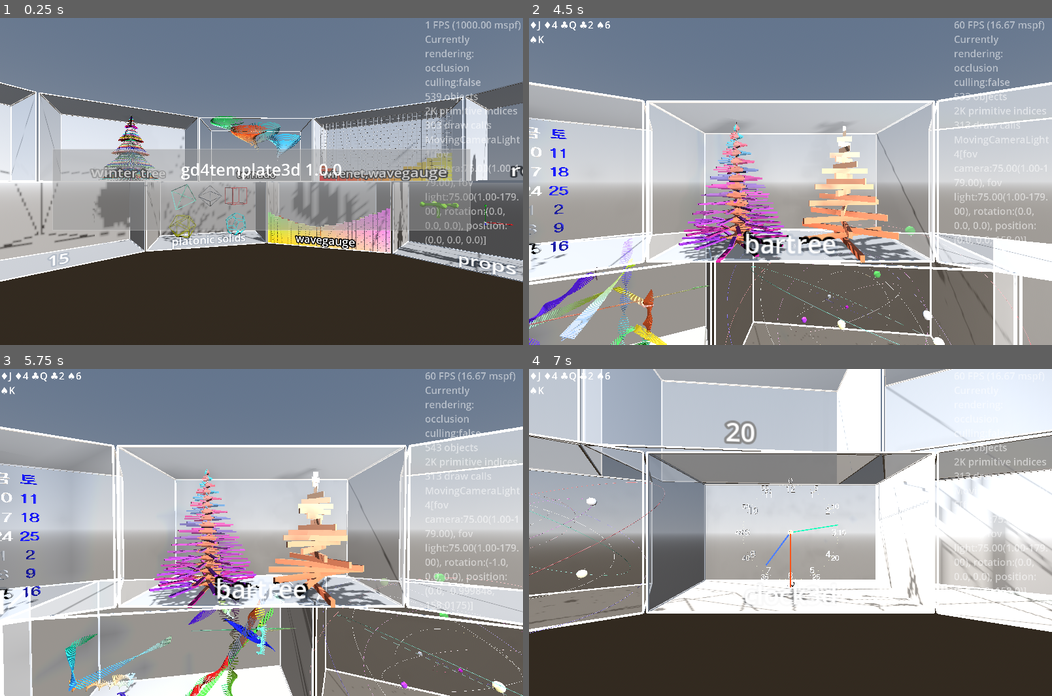
Above: before the commit, frames 1-4 (two rows, left to right).
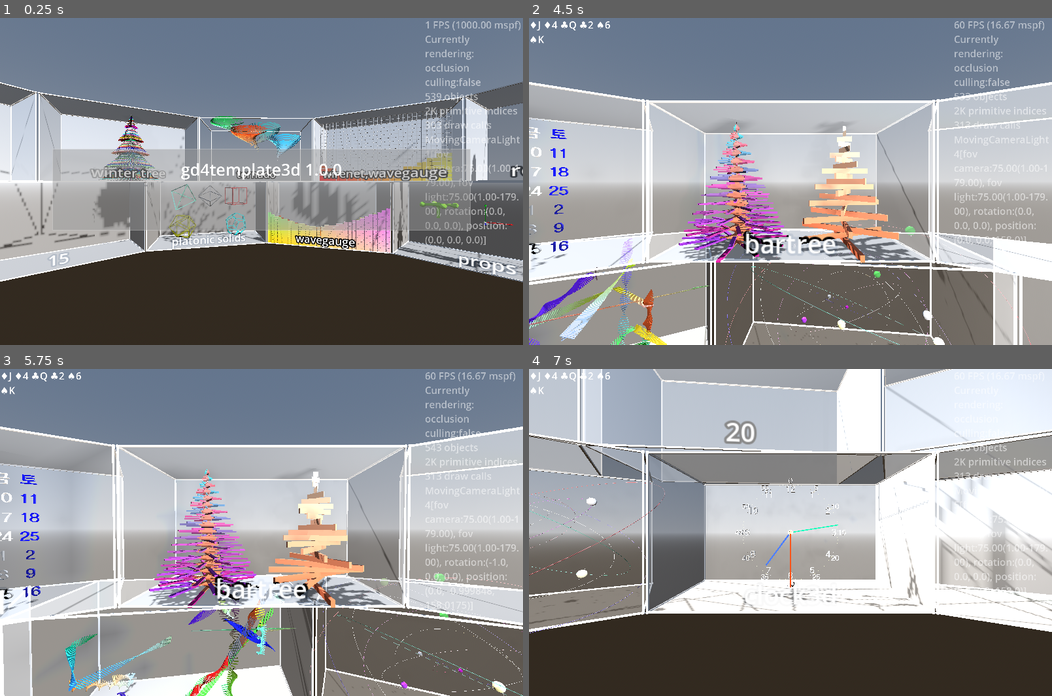
Above: after the commit, the same moments.

Repository: kasworld/gd4template3d
Game: Godot game, scene res://main.tscn
Two runs of this game, one before a commit and one after it. Both use one fixed random seed, a clock stepped at 60 frames per second and the inputs below.
Inputs (mouse positions are in pixels of both pictures, inside the frame that each line leads up to):
- Up to frame 1 (0.25 s): no input
- Up to frame 2 (4.5 s): tap Enter at 0.5, 2.1, 4.35 s; move the mouse to (905, 165) at 0.52 s; hold Right 0.53-1.28 s; tap Q at 0.6, 2.85 s; click (905, 165) at 0.67 s; move the mouse to (685, 197) at 1.27 s; hold Down 1.28-2.03 s; tap E at 1.35, 3.6 s; move the mouse to (842, 109) at 2.02 s; hold Right 2.03-2.78 s; move the mouse to (764, 246) at 2.77 s; hold Up 2.78-3.53 s; click (764, 246) at 2.92 s; move the mouse to (947, 230) at 3.52 s; hold Left from 3.53 s (still down); move the mouse to (633, 132) at 4.27 s
- Up to frame 3 (5.75 s): move the mouse to (287, 532) at 5.02 s; release Left at 5.03 s; hold Down from 5.03 s (still down); tap Q at 5.1 s; click (287, 532) at 5.17 s
- Up to frame 4 (7 s): move the mouse to (712, 450) at 5.77 s; release Down at 5.78 s; hold Right 5.78-6.53 s; tap E at 5.85 s; move the mouse to (905, 516) at 6.52 s; hold Up from 6.53 s (still down); tap Enter at 6.6 s

The runs differ from the first frame. In frame 1, less than 0.1% of the frame differs, in the area x 1-94%, y 22-73%; in frame 2, less than 0.1%; in frame 3, less than 0.1%; in frame 4, less than 0.1%, in the area x 9-91%, y 3-76%.

Commit message:
add MultiMeshShape.init_spheres_by_point_list GlassCabinet.Points

Diff:
--- a/glass_cabinet/glass_cabinet.gd
+++ b/glass_cabinet/glass_cabinet.gd
@@ -8,6 +8,10 @@
 	$Label3D.pixel_size = box_size.y/200
 	$Label3D.position = Vector3(0,-box_size.y/2,box_size.z/2)
 	$WireBox.init_wire_box( box_size, box_size.length()/200, Color.WHITE)
+	$Points.init_spheres_by_point_list(
+		MultiMeshShape.MultiplyPointList(MultiMeshShape.CubePoints, box_size/2),
+		box_size.length()/200, Color.WHITE,
+	)
 	return self
 
 func show_axis_arrow(b :bool = true) -> GlassCabinet:
@@ -28,6 +32,14 @@
 	$WireBox.set_color_all(co)
 	return self
 
+func show_points(b :bool = true) -> GlassCabinet:
+	$Points.visible = b
+	return self
+func set_points_color(co :Color) -> GlassCabinet:
+	$Points.set_color_all(co)
+	return self
+
+
 func show_label(b :bool = true) -> GlassCabinet:
 	$Label3D.visible = b
 	return self
--- a/glass_cabinet/glass_cabinet.tscn
+++ b/glass_cabinet/glass_cabinet.tscn
@@ -18,6 +18,9 @@
 [sub_resource type="MultiMesh" id="MultiMesh_6tr68"]
 resource_local_to_scene = true
 
+[sub_resource type="MultiMesh" id="MultiMesh_2eiwf"]
+resource_local_to_scene = true
+
 [node name="GlassCabinet" type="Node3D"]
 script = ExtResource("1_2v0m0")
 
@@ -35,3 +38,6 @@
 
 [node name="WireBox" parent="." instance=ExtResource("4_2eiwf")]
 multimesh = SubResource("MultiMesh_6tr68")
+
+[node name="Points" parent="." instance=ExtResource("4_2eiwf")]
+multimesh = SubResource("MultiMesh_2eiwf")
--- a/multi_mesh_shape/multi_mesh_shape.gd
+++ b/multi_mesh_shape/multi_mesh_shape.gd
@@ -83,6 +83,17 @@
 			i += 1
 	return self
 
+func init_spheres_by_point_list(point_list :Array, point_radius :float, co :Color, alpha :float = 1.0) -> MultiMeshShape:
+	var sp_mesh := SphereMesh.new()
+	sp_mesh.radius = point_radius
+	sp_mesh.height = point_radius*2
+	init_with_alpha(sp_mesh, point_list.size(), alpha, false)
+	set_color_all(co)
+	for i in point_list.size():
+		var pos  = point_list[i]
+		multimesh.set_instance_transform(i, Transform3D(Basis(), pos))
+	return self
+
 func multi_line_by_pos(pos_list:Array, wire_width :float, co :Color, alpha :float = 1.0) -> MultiMeshShape:
 	init_with_alpha(BoxMesh.new(), pos_list.size(), alpha, false)
 	set_color_all(co)
@@ -97,6 +108,18 @@
 		t = t.scaled_local(wire_scale)
 		multimesh.set_instance_transform(i,t)
 	return self
+
+const CubePoints := [
+	Vector3(1,1,1),
+	Vector3(-1,1,1),
+	Vector3(1,-1,1),
+	Vector3(-1,-1,1),
+	Vector3(1,1,-1),
+	Vector3(-1,1,-1),
+	Vector3(1,-1,-1),
+	Vector3(-1,-1,-1),
+]
+static var CubeLines := PointListToLineList(CubePoints,3)
 
 const TetrahedronPoints := [
 	Vector3(1,1,1),
@@ -166,6 +189,14 @@
 		rtn.append(ml)
 	return rtn
 
+## m can float, Vector3
+static func MultiplyPointList(point_list :Array, m ) -> Array:
+	var rtn := []
+	for l in point_list:
+		rtn.append(l*m)
+	return rtn
+
+## cut_count : edge count per vertex
 static func PointListToLineList(point_list:Array, cut_count :int) -> Array:
 	var sorted_point_list_list := []
 	# 각 배열의 첫 원소와 가장 가까운 순으로 점들을 정렬한다.
Not shown: 1 places in glass_cabinet/glass_cabinet.tscn that only renumber resources
